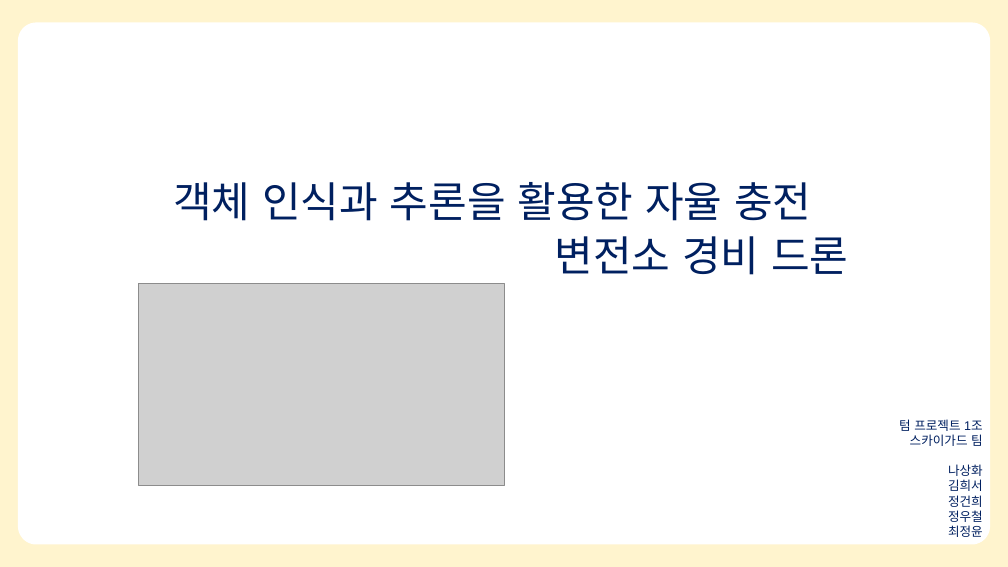
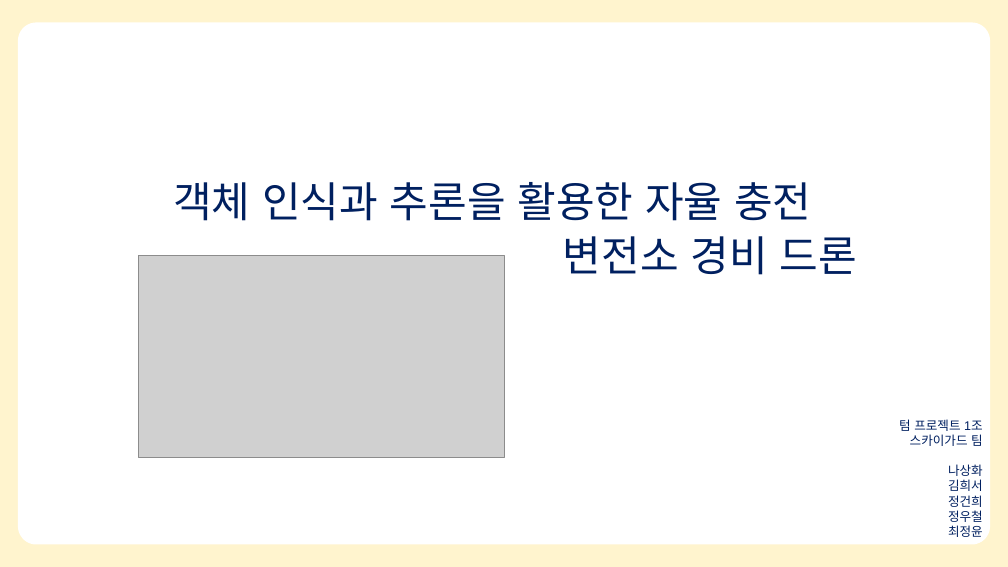
Before and after one commit to Sanghwa-Na/Codyssey, a slide deck: slide 1 of 입학연수과정/텀 프로젝트/객체 인식과 추론을 활용한 자율 충전 변전소 드론.pptx. Drawn at 1008x567 pixels with LibreOffice and Linux fonts; fonts in the diff are those of the drawing; grey boxes stand for pictures. Boxes give left, top, right and bottom in pixels: in the first picture for what was removed or moved away, otherwise in the second. Text is boxed around its words. In the diff, an @@ line names an element or a change of style, - is before the commit and + after.

```diff
--- a/입학연수과정/텀 프로젝트/객체 인식과 추론을 활용한 자율 충전 변전소 드론.pptx
+++ b/입학연수과정/텀 프로젝트/객체 인식과 추론을 활용한 자율 충전 변전소 드론.pptx
@@ subtitle "변전소 경비 드론": place and size @@
-subtitle "변전소 경비 드론" at box(554, 236, 848, 275)
+subtitle "변전소 경비 드론" at box(563, 236, 857, 275)
@@ picture: place and size @@
-picture at box(139, 283, 504, 485)
+picture at box(139, 255, 504, 457)
```
Also in this commit, not shown: 2 slides added, 1 other file.
